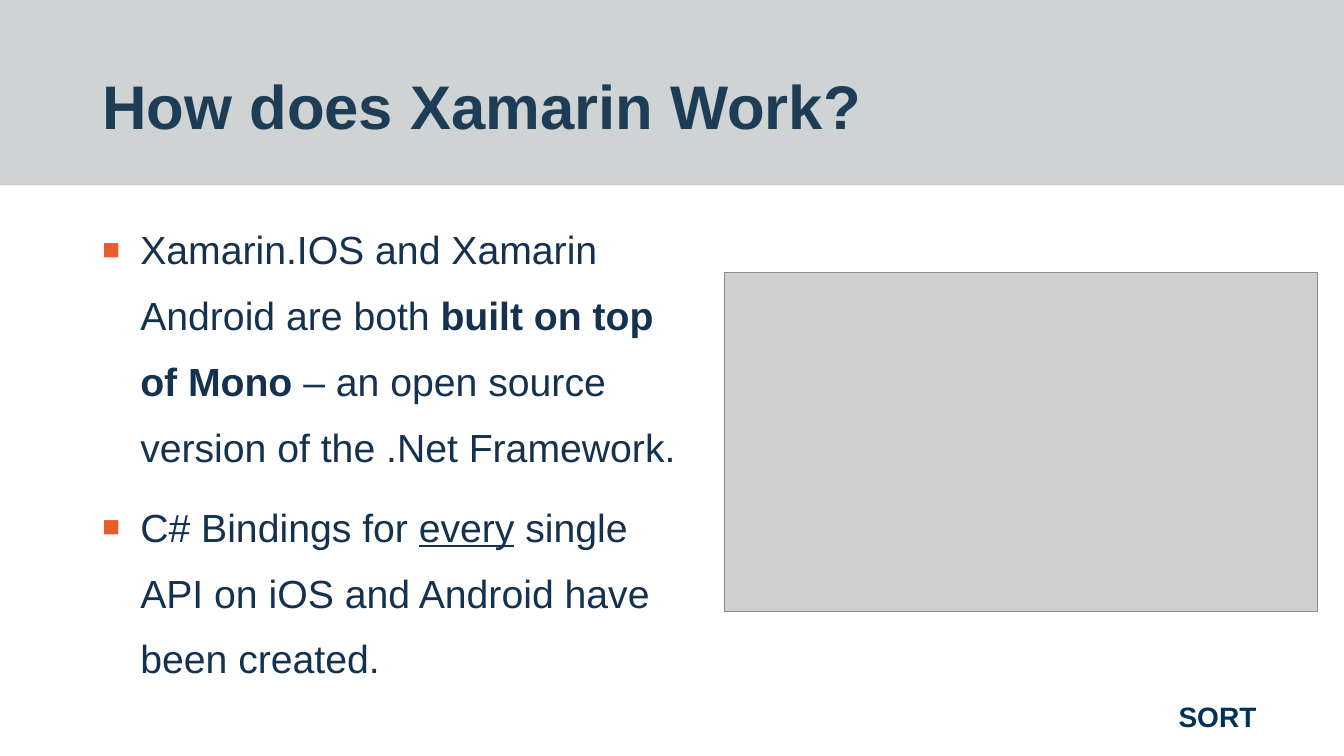
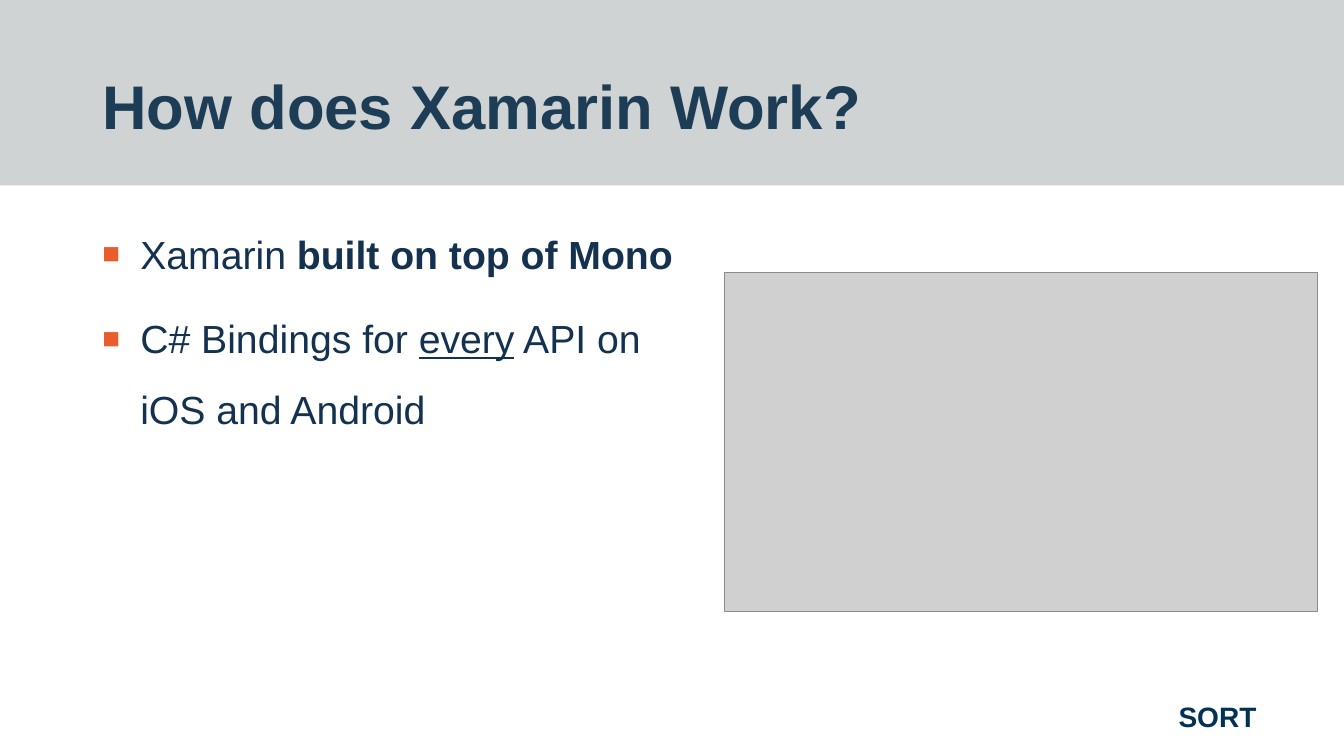
Before and after one commit to worthingtonjg/Sort2019, a slide deck: slide 8 of XamarinForms/Final - Xamarin Forms - Sort 2019 - Jon Worthington.pptx (slide 6 before the commit). Drawn at 1344x756 pixels with LibreOffice and Linux fonts; fonts in the diff are those of the drawing; grey boxes stand for pictures; background and template pictures are left out. Boxes give left, top, right and bottom in pixels: in the first picture for what was removed or moved away, otherwise in the second. Text is boxed around its words. In the diff, an @@ line names an element or a change of style, - is before the commit and + after.

```diff
--- a/XamarinForms/Final - Xamarin Forms - Sort 2019 - Jon Worthington.pptx
+++ b/XamarinForms/Final - Xamarin Forms - Sort 2019 - Jon Worthington.pptx
@@ text at box(140, 240, 672, 425): text changed @@
-■ Xamarin.IOS and Xamarin Android are both built on top of Mono – an open source version of the .Net Framework.
-■ C# Bindings for every single API on iOS and Android have been created.
+■ Xamarin built on top of Mono
+■ C# Bindings for every API on iOS and Android
```
Also in this commit, not shown: 5 other slides changed, 2 slides added, 1 slide removed, 1 other file.
